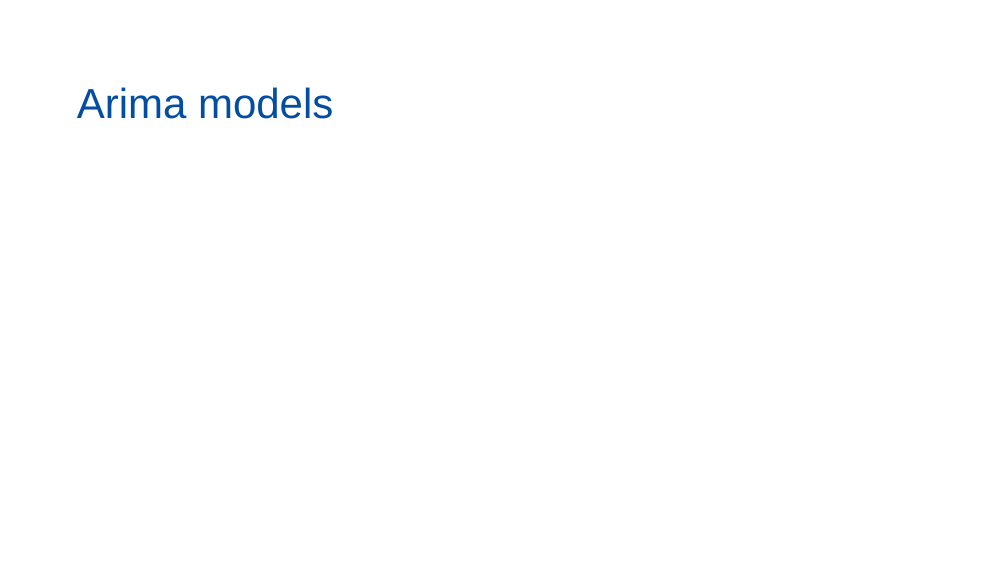
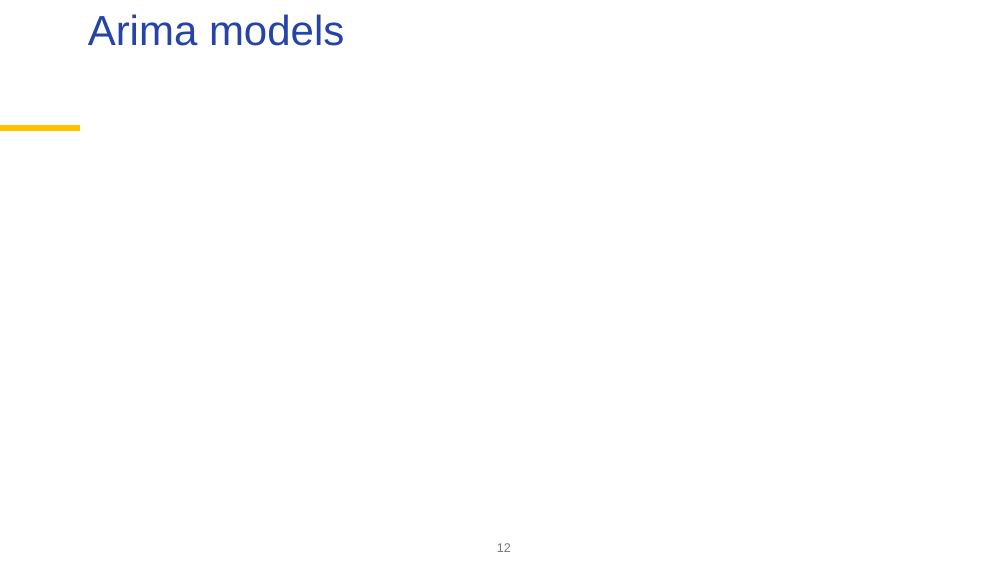
Before and after one commit to palatej/ESTP2026, a slide deck: slide 12 of 1.5 Time series.pptx. Drawn at 1008x567 pixels with LibreOffice and Linux fonts; fonts in the diff are those of the drawing; grey boxes stand for pictures; background and template pictures are left out. Boxes give left, top, right and bottom in pixels: in the first picture for what was removed or moved away, otherwise in the second. Text is boxed around its words. In the diff, an @@ line names an element or a change of style, - is before the commit and + after.

```diff
--- a/1.5 Time series.pptx
+++ b/1.5 Time series.pptx
@@ title "Arima models": place and size @@
-title "Arima models" at [77,87,333,119]
+title "Arima models" at [88,14,344,46]
@@ title "Arima models" at [88,14,344,46]: text colour #034EA2 to #2644A7; vertical alignment bottom to top @@
@@ line added from (0, 129) to (80, 129), #FFC000 6 pt @@
@@ page number added at [497,543,511,552], 12 pt, text #767676 @@
+12
```
Also in this commit, not shown: 9 other slides changed, 1 slide removed, 7 other files.
